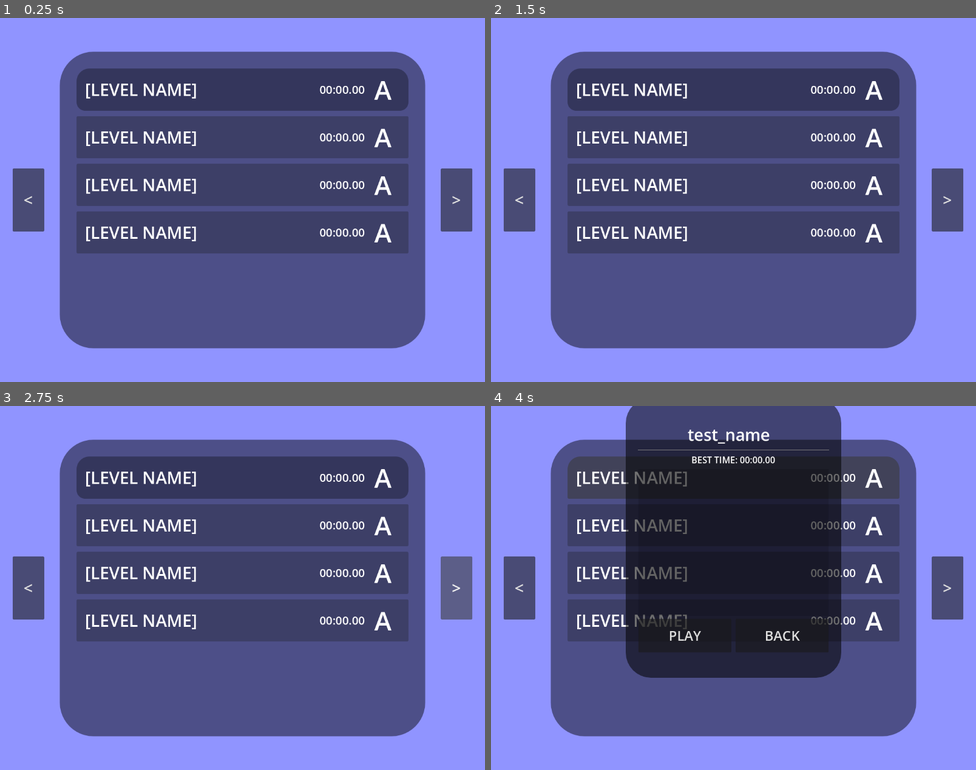
Above: before the commit, frames 1-4 (two rows, left to right).
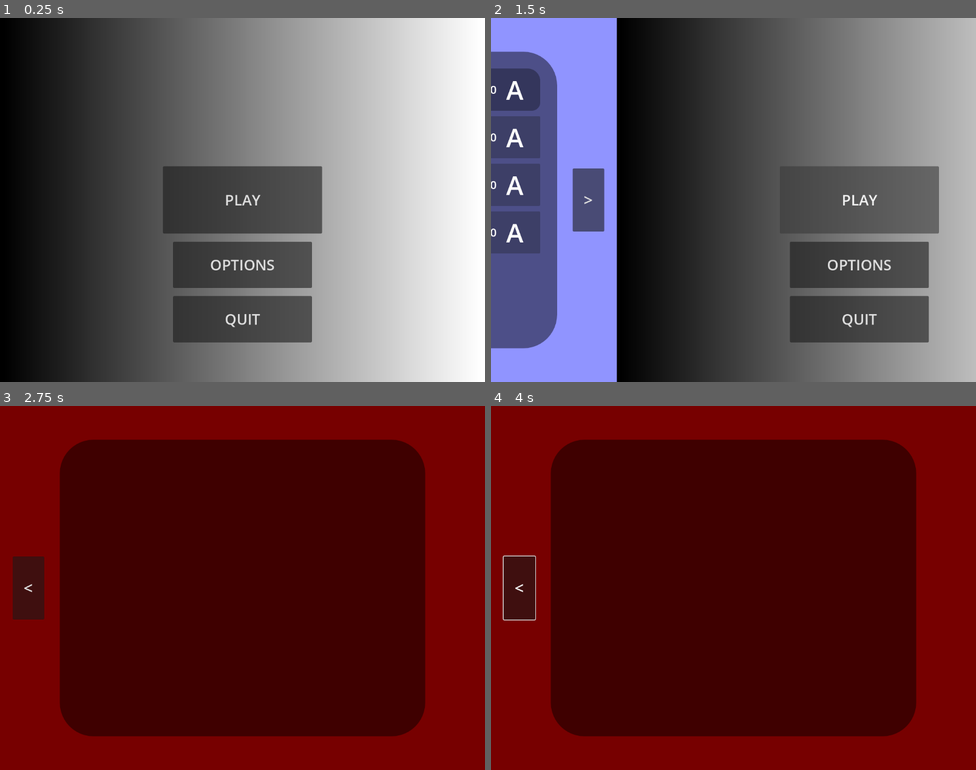
Above: after the commit, the same moments.

Repository: appellatebaton0/roll-full
Game: Godot game, scene res://Scenes/Main.tscn
The game is run twice, just before and just after one commit, with the same random seed, the same clock (stepped at 60 frames per second) and the same inputs.
Inputs (mouse positions are in pixels of both pictures, inside the frame that each line leads up to):
- Up to frame 1 (0.25 s): no input
- Up to frame 2 (1.5 s): click "<" at 0.5 s; click (733, 200) at 1.25 s, where only the run after the commit has a clickable "PLAY"
- Up to frame 3 (2.75 s): click ">" at 2 s
- Up to frame 4 (4 s): hold Right (Cycle World Right, bound only after the commit) 2.78-3.5 s; click (733, 478) at 3.52 s

The runs differ from the first frame. In frame 1, 98% of the frame differs, in the area x 0-100%, y 0-100%; in frame 2, 90%; in frame 3, 100%; in frame 4, 100%.

Commit message:
h3.2 - Working Main Menu / Levels Menu
Got the functionality of the Main Menu -> World Screen -> Level Popup -> Level pipeline fully working. It looks horrible, but we'll come back to that.

Diff:
--- a/Scenes/Levels/World1/LevelTest.tscn
+++ b/Scenes/Levels/World1/LevelTest.tscn
@@ -1,3 +1,11 @@
 [gd_scene format=3 uid="uid://sf5p3xylkovv"]
 
 [node name="LevelTest" type="Node" unique_id=1260259211]
+
+[node name="ColorRect" type="ColorRect" parent="." unique_id=1879103896]
+anchors_preset = 15
+anchor_right = 1.0
+anchor_bottom = 1.0
+grow_horizontal = 2
+grow_vertical = 2
+color = Color(0.5, 1, 0.8499999, 1)
--- a/Scenes/Main.tscn
+++ b/Scenes/Main.tscn
@@ -148,17 +148,83 @@
 
 [sub_resource type="Animation" id="Animation_50glp"]
 resource_name = "Levels->Game"
+length = 0.5
+tracks/0/type = "value"
+tracks/0/imported = false
+tracks/0/enabled = true
+tracks/0/path = NodePath("Levels:position")
+tracks/0/interp = 2
+tracks/0/loop_wrap = true
+tracks/0/keys = {
+"times": PackedFloat32Array(0, 0.5),
+"transitions": PackedFloat32Array(1, 1),
+"update": 0,
+"values": [Vector2(0, 0), Vector2(0, -864)]
+}
 
 [sub_resource type="Animation" id="Animation_rgh2o"]
 resource_name = "Main->Levels"
+length = 0.5
+tracks/0/type = "value"
+tracks/0/imported = false
+tracks/0/enabled = true
+tracks/0/path = NodePath("MainMenu:position")
+tracks/0/interp = 2
+tracks/0/loop_wrap = true
+tracks/0/keys = {
+"times": PackedFloat32Array(0, 0.5),
+"transitions": PackedFloat32Array(1, 1),
+"update": 0,
+"values": [Vector2(0, 0), Vector2(1152, 0)]
+}
+tracks/1/type = "value"
+tracks/1/imported = false
+tracks/1/enabled = true
+tracks/1/path = NodePath("Levels:position")
+tracks/1/interp = 2
+tracks/1/loop_wrap = true
+tracks/1/keys = {
+"times": PackedFloat32Array(0, 0.5),
+"transitions": PackedFloat32Array(1, 1),
+"update": 0,
+"values": [Vector2(-1152, 0), Vector2(0, 0)]
+}
+
+[sub_resource type="Animation" id="Animation_vy5pj"]
+length = 0.001
+tracks/0/type = "value"
+tracks/0/imported = false
+tracks/0/enabled = true
+tracks/0/path = NodePath("MainMenu:position")
+tracks/0/interp = 1
+tracks/0/loop_wrap = true
+tracks/0/keys = {
+"times": PackedFloat32Array(0),
+"transitions": PackedFloat32Array(1),
+"update": 0,
+"values": [Vector2(0, 0)]
+}
+tracks/1/type = "value"
+tracks/1/imported = false
+tracks/1/enabled = true
+tracks/1/path = NodePath("Levels:position")
+tracks/1/interp = 1
+tracks/1/loop_wrap = true
+tracks/1/keys = {
+"times": PackedFloat32Array(0),
+"transitions": PackedFloat32Array(1),
+"update": 0,
+"values": [Vector2(-1152, 0)]
+}
 
 [sub_resource type="AnimationLibrary" id="AnimationLibrary_pbw6q"]
 _data = {
 &"Levels->Game": SubResource("Animation_50glp"),
-&"Main->Levels": SubResource("Animation_rgh2o")
-}
-
-[node name="Main" type="Node" unique_id=1682853294]
+&"Main->Levels": SubResource("Animation_rgh2o"),
+&"RESET": SubResource("Animation_vy5pj")
+}
+
+[node name="Main" type="Node" unique_id=1682853294 groups=["Main"]]
 
 [node name="CanvasLayer" type="CanvasLayer" parent="." unique_id=1024431284]
 
@@ -175,10 +241,14 @@
 anchors_preset = 15
 anchor_right = 1.0
 anchor_bottom = 1.0
+offset_left = -1152.0
+offset_right = -1152.0
 grow_horizontal = 2
 grow_vertical = 2
 script = ExtResource("1_kln2b")
 screen_dir = "res://Scenes/WorldScreens"
+lerp_time = 0.5
+lerp_ease = -2.4
 animator = NodePath("AnimationPlayer")
 level_popup = NodePath("LevelPopup")
 
@@ -276,13 +346,14 @@
 libraries/ = SubResource("AnimationLibrary_50glp")
 
 [node name="MainMenu" type="TextureRect" parent="CanvasLayer/UI" unique_id=1586898699]
-visible = false
 layout_mode = 1
 anchors_preset = 15
 anchor_right = 1.0
 anchor_bottom = 1.0
-grow_horizontal = 2
-grow_vertical = 2
+offset_right = 0.0007324219
+grow_horizontal = 2
+grow_vertical = 2
+pivot_offset = Vector2(576, 0)
 texture = SubResource("GradientTexture2D_kln2b")
 
 [node name="Button" type="Button" parent="CanvasLayer/UI/MainMenu" unique_id=346110339]
--- /dev/null
+++ b/Scenes/WorldScreens/World2.tscn
@@ -0,0 +1,13 @@
+[gd_scene format=3 uid="uid://l42eobrh0r7k"]
+
+[ext_resource type="PackedScene" uid="uid://di0wp02kd6uso" path="res://Scenes/UIElements/BaseWorldScreen.tscn" id="1_gsjre"]
+
+[sub_resource type="Gradient" id="Gradient_gsjre"]
+offsets = PackedFloat32Array(1)
+colors = PackedColorArray(1, 0.4862745, 1, 1)
+
+[sub_resource type="GradientTexture2D" id="GradientTexture2D_ii2s5"]
+gradient = SubResource("Gradient_gsjre")
+
+[node name="World1Screen" unique_id=476064473 instance=ExtResource("1_gsjre")]
+texture = SubResource("GradientTexture2D_ii2s5")
--- /dev/null
+++ b/Scenes/WorldScreens/World3.tscn
@@ -0,0 +1,14 @@
+[gd_scene format=3 uid="uid://d1bj0gujak4nv"]
+
+[ext_resource type="PackedScene" uid="uid://di0wp02kd6uso" path="res://Scenes/UIElements/BaseWorldScreen.tscn" id="1_bwgu5"]
+
+[sub_resource type="Gradient" id="Gradient_bwgu5"]
+offsets = PackedFloat32Array(0)
+colors = PackedColorArray(0.46666667, 0, 0, 1)
+
+[sub_resource type="GradientTexture2D" id="GradientTexture2D_1gqla"]
+gradient = SubResource("Gradient_bwgu5")
+width = 54
+
+[node name="World1Screen" unique_id=476064473 instance=ExtResource("1_bwgu5")]
+texture = SubResource("GradientTexture2D_1gqla")
--- a/Scripts/Global.gd
+++ b/Scripts/Global.gd
@@ -5,7 +5,7 @@
 
 ## -- PROGRESSION -- ##
 
-var world_progression := 0 ## The number of worlds completed.
+var world_progression := 1 ## The number of worlds completed.
 
 ## -- GENERIC -- ##
 
--- a/Scripts/LevelPickHandler.gd
+++ b/Scripts/LevelPickHandler.gd
@@ -7,26 +7,68 @@
 @export_dir var screen_dir:String
 @onready var screen_scenes:Array[PackedScene] = get_screen_scenes()
 var screens:Array[WorldScreen]
+var ori_x:Array[float]
+
+@export var lerp_time := 1.
+var lerp_timer := 0.
+@export var lerp_ease := -2.
 
 @export var current_index := 0
 
 @export var animator:AnimationPlayer
 @export var level_popup:LevelPopup
 
+@onready var viewport_width := get_viewport_rect().size.x
+
 func _ready() -> void:
-	for scene in screen_scenes:
-		var new:WorldScreen = scene.instantiate()
+	for i in range(len(screen_scenes)):
+		var new:WorldScreen = screen_scenes[i].instantiate()
 
 		add_child(new)
 		move_child(new, 0)
 
 		screens.append(new)
+		ori_x.append((viewport_width * i) - (viewport_width * current_index))
 
 		new.request_popup.connect(_on_popup_request)
 
+		new.next_button.pressed.connect(cycle_right)
+		new.prev_button.pressed.connect(cycle_left)
+
+	screens.front().prev_button.modulate.a = 0.0
+	screens.back() .next_button.modulate.a = 0.0
+
+	lerp_timer = lerp_time
+
+func _process(delta: float) -> void:
+	for i in range(len(screens)):
+		var screen := screens[i]
+		var targ_x := (viewport_width * i) - (viewport_width * current_index)
+
+		screen.position.x = lerp(ori_x[i], targ_x, ease(lerp_timer / lerp_time, lerp_ease))
+
+		screen.next_button.modulate.a = 1.0 if (i < Global.world_progression) and not i == len(screens) else 0.0
+
+	lerp_timer = move_toward(lerp_timer, lerp_time, delta)
+
+	if Input.is_action_just_pressed("Cycle World Left"): cycle_left()
+	if Input.is_action_just_pressed("Cycle World Right"): cycle_right()
+
+
+func cycle_left() -> void: if focused:
+	current_index = clamp(current_index - 1, 0 , Global.world_progression)
+	lerp_timer = 0.0
+
+	for i in range(len(screens)):
+		ori_x[i] = screens[i].position.x
+func cycle_right() -> void: if focused:
+	current_index = clamp(current_index + 1, 0 , Global.world_progression)
+	lerp_timer = 0.0
+
+	for i in range(len(screens)):
+		ori_x[i] = screens[i].position.x
+
 func _on_popup_request(with:LevelData) -> void:
-
-	print("!")
 	level_popup.update_with(with)
 	if not animator.is_playing():
 		animator.play("OpenPopup")
@@ -48,7 +90,6 @@
 
 	# Sort alphebetically. (A-Z then 0-9)
 	file_names.sort()
-	file_names.reverse()
 
 	var scenes:Array[PackedScene]
 
--- a/Scripts/LevelPopup.gd
+++ b/Scripts/LevelPopup.gd
@@ -9,6 +9,10 @@
 @onready var play_button    := $Panel/MarginContainer/VBoxContainer/HBoxContainer2/PlayButton
 @onready var back_button    := $Panel/MarginContainer/VBoxContainer/HBoxContainer2/BackButton
 
+@onready var level_root := get_tree().get_first_node_in_group("Main")
+
+var current_data:LevelData
+
 @export var animator:AnimationPlayer
 @export var focused := false
 
@@ -17,6 +21,8 @@
 	back_button.pressed.connect(_on_back_pressed)
 
 func update_with(data:LevelData):
+
+	current_data = data
 
 	best_time_lab.text = "BEST TIME: " + Global.seconds_as_timer(data.best_time)
 
@@ -41,12 +47,16 @@
 
 		attempt_box.add_child(entry)
 
-
-
 	rank_lab.text = data.ranking
 
+## Load the current level, play the opening animation.
 func _on_play_pressed() -> void:
-	pass
+
+	Global.request_animation.emit("Levels->Game")
+
+	var level = current_data.scene.instantiate()
+
+	level_root.add_child(level)
 
 func _on_back_pressed() -> void: if focused:
 
--- a/Scripts/WorldScreen.gd
+++ b/Scripts/WorldScreen.gd
@@ -1,6 +1,9 @@
 class_name WorldScreen extends TextureRect
 
 signal request_popup(data:LevelData)
+
+@onready var next_button := $MarginContainer/HBoxContainer/NextWorld
+@onready var prev_button := $MarginContainer/HBoxContainer/PrevWorld
 
 ## THe folder the level_data this screen will have on it are stored in.
 ## Turns this file's name into the folder name for the LevelData.
--- a/project.godot
+++ b/project.godot
@@ -27,6 +27,23 @@
 
 enabled=PackedStringArray("res://addons/godot-hackatime/plugin.cfg", "res://addons/godot-hackatime/tracker/plugin.cfg")
 
+[global_group]
+
+Main=""
+
+[input]
+
+"Cycle World Left"={
+"deadzone": 0.2,
+"events": [Object(InputEventKey,"resource_local_to_scene":false,"resource_name":"","device":-1,"window_id":0,"alt_pressed":false,"shift_pressed":false,"ctrl_pressed":false,"meta_pressed":false,"pressed":false,"keycode":0,"physical_keycode":4194319,"key_label":0,"unicode":0,"location":0,"echo":false,"script":null)
+]
+}
+"Cycle World Right"={
+"deadzone": 0.2,
+"events": [Object(InputEventKey,"resource_local_to_scene":false,"resource_name":"","device":-1,"window_id":0,"alt_pressed":false,"shift_pressed":false,"ctrl_pressed":false,"meta_pressed":false,"pressed":false,"keycode":0,"physical_keycode":4194321,"key_label":0,"unicode":0,"location":0,"echo":false,"script":null)
+]
+}
+
 [physics]
 
 3d/physics_engine="Jolt Physics"
